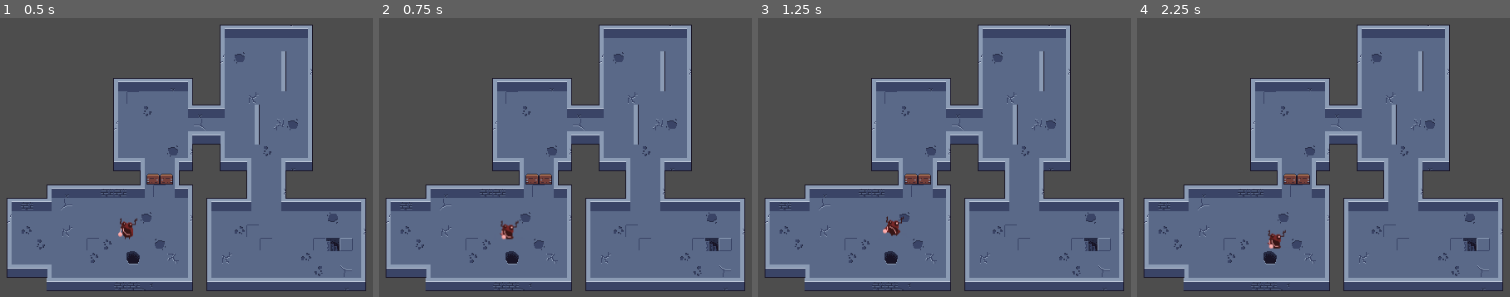
Above: before the commit, frames 1-4 (left to right).
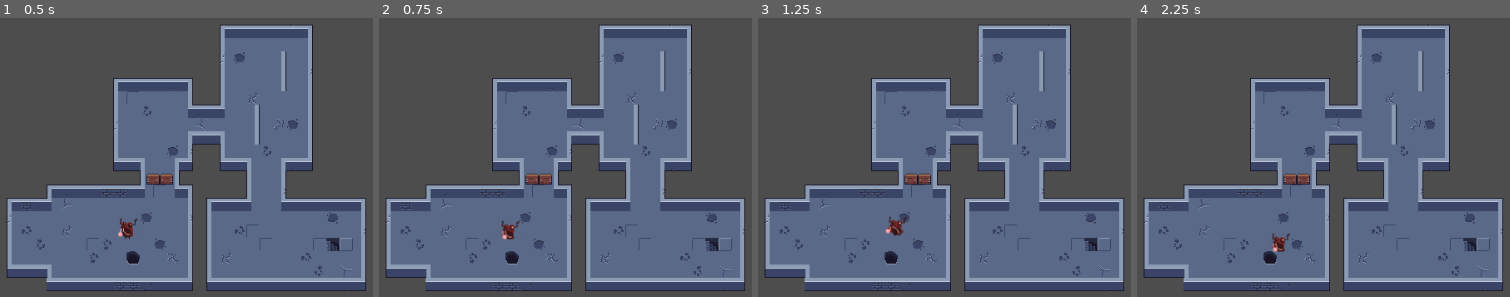
Above: after the commit, the same moments.

Repository: DrunkenRook/Projects
Game: Godot game, scene res://Scenes/main.tscn
Two runs of this game, one before a commit and one after it. Both use one fixed random seed, a clock stepped at 60 frames per second and the inputs below.
Inputs:
- Up to frame 1 (0.5 s): no input
- Up to frame 2 (0.75 s): tap Enter at 0.5 s; hold D (moveRight) from 0.53 s (still down)
- Up to frame 3 (1.25 s): keep holding D (moveRight)
- Up to frame 4 (2.25 s): release D (moveRight) at 1.28 s; hold S (moveDown) 1.28-2.03 s; hold D (moveRight) from 2.03 s (still down)

Frame 1 is identical in both runs. In frame 2, 0.1% of the frame differs, in the area x 32-38%, y 72-80%; in frame 3, 0.2%; in frame 4, 0.3%, in the area x 34-42%, y 75-84%.

Commit message:
player clamp fixed

Diff:
--- a/GoDot/dungeon-delver/Scenes/main.tscn
+++ b/GoDot/dungeon-delver/Scenes/main.tscn
@@ -171,22 +171,16 @@
 
 [node name="Player" parent="." instance=ExtResource("1_8gbba")]
 z_index = 1
-collision_layer = 2
-collision_mask = 2
 
 [node name="RoomTemplate" type="StaticBody2D" parent="."]
 script = ExtResource("2_jjvhh")
 
 [node name="Map" type="TileMapLayer" parent="RoomTemplate"]
-light_mask = 4
-visibility_layer = 4
 tile_map_data = PackedByteArray("AAD+////AgABAAEAAAD/////AgABAAEAAAAAAP//AgABAAEAAAABAP//AgAFAAIAAAACAP//AgABAAEAAAACAA …(5104 unchanged characters)…
 tile_set = SubResource("TileSet_8gbba")
 collision_enabled = false
 
 [node name="Wallsmap" type="TileMapLayer" parent="RoomTemplate"]
-light_mask = 3
-visibility_layer = 3
 tile_map_data = PackedByteArray("AAD7/wQAAAABAAQAAAD8/wQAAAABAAQAAAD9/wQAAAABAAQAAAD+/wQAAAABAAQAAAD//wQAAAAFAAQAAAAAAA …(2032 unchanged characters)…
 tile_set = SubResource("TileSet_jjvhh")
 
--- a/GoDot/dungeon-delver/Scenes/player.gd
+++ b/GoDot/dungeon-delver/Scenes/player.gd
@@ -14,13 +14,13 @@
 func _process(delta):
 	var velocity = Vector2.ZERO
 	if Input.is_action_pressed("moveRight"):
-		velocity.x += 15
+		velocity.x += 20
 	if Input.is_action_pressed("moveLeft"):
-		velocity.x -= 15
+		velocity.x -= 20
 	if Input.is_action_pressed("moveDown"):
-		velocity.y += 15
+		velocity.y += 20
 	if Input.is_action_pressed("moveUp"):
-		velocity.y -= 15
+		velocity.y -= 20
 
 	if velocity.x != 0 or velocity.y != 0:
 		$PlayerAnimation.animation = &"Run"
--- a/GoDot/dungeon-delver/Scenes/player.tscn
+++ b/GoDot/dungeon-delver/Scenes/player.tscn
@@ -232,15 +232,13 @@
 }]
 
 [node name="Player" type="CharacterBody2D"]
-collision_layer = 2
-collision_mask = 2
 script = ExtResource("1_x3wgy")
 
 [node name="PlayerAnimation" type="AnimatedSprite2D" parent="."]
 position = Vector2(0, 5)
 sprite_frames = SubResource("SpriteFrames_3smsa")
 animation = &"Run"
-frame_progress = 0.28228888
+frame_progress = 0.30130562
 metadata/_edit_group_ = true
 metadata/_edit_lock_ = true
 
